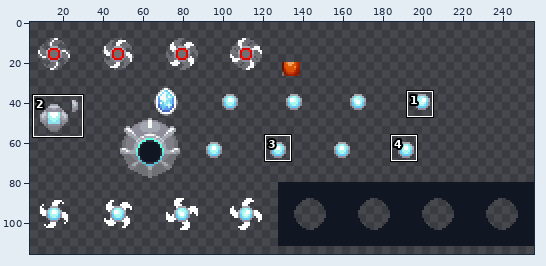
Edited in one commit: sprite sheet (Content/enemy3.png). Above, an overview of the earlier version with the close-up marked.
Close-up. Earlier state:
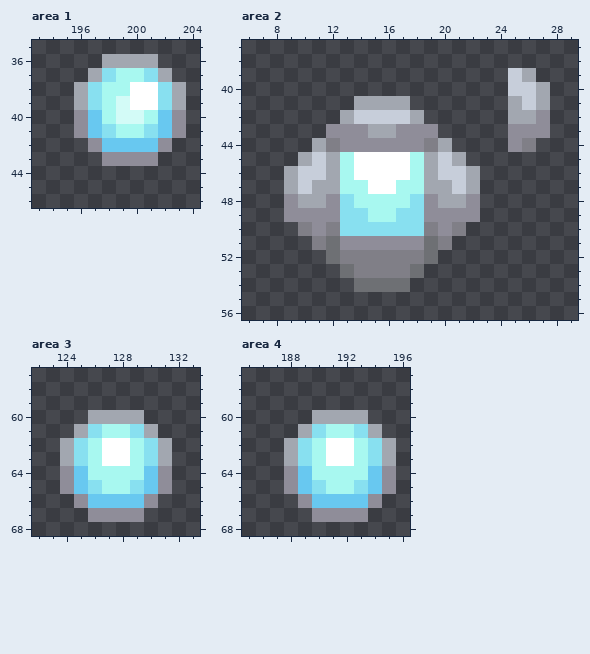
The file is 256x128 pixels. Colours within 5 levels of each other are drawn and written as one. Shown: area 1: x 193..204, y 35..46; area 2: x 6..29, y 37..56; area 3: x 122..133, y 57..68; area 4: x 185..196, y 57..68. The wide view leaves out empty margins. The commit also changed other parts of the picture, which this record leaves out.
After:
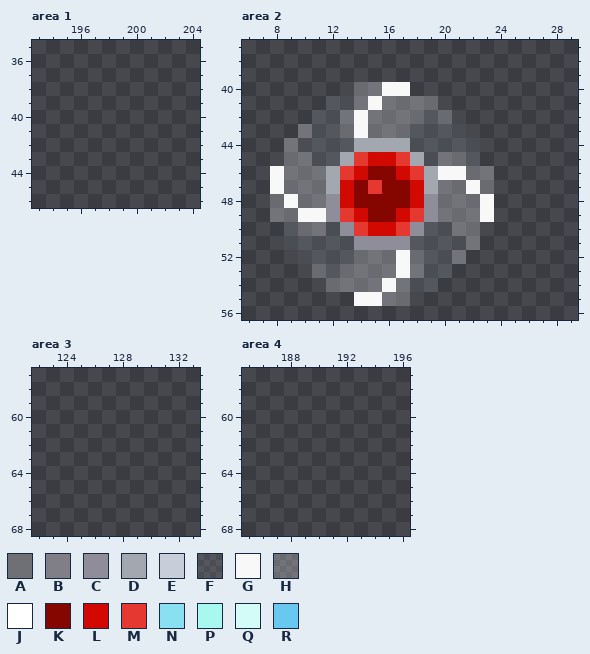
Palette (. is transparent): A #6e7074  B #807f87  C #8f8d99  D #a2a7b0  E #c7ceda  F #d8dfec1a  G #f8f8f8  H #ffffff3e  J #ffffff  K #850600  L #d10900  M #e43830  N #88e0f0  P #a8f8f0  Q #d3fbf7  R #68c8f0
Change:
Changed rows in their new state; - is an unchanged pixel.
Area 1:
first column x 196:
36 --....--
37 -......-
38 ........
39 ........
40 ........
41 ........
42 -......-
43 --....--
Area 2:
first column x 8:
39 -----------------..-
40 ------HHGG-------...
41 ----FFHGHHHH-----...
42 ---FFHGHHHHFH----...
43 --HFFHGHHHFFFF---...
44 -HFFFFDDDDFFFFF--..-
45 -HHFFDMLLMDFHHF-----
46 GHHH-MLKKLM-GGHH----
47 GHHH-LKMKKL-HHGH----
48 HGHH-LKKKKL-HHHG----
49 HHGG-MLKKLM-HHHG----
50 -FHHFCMLLMCFFHH-----
51 -FFFFF----FFFFH-----
52 --FFFFHHHGHFFH------
53 ---HFHHHHGHFF-------
54 ----HHHHGHFF--------
55 ------GGHH----------
Area 3:
first column x 124:
60 --....--
61 -......-
62 ........
63 ........
64 ........
65 ........
66 -......-
67 --....--
Area 4:
first column x 188:
60 --....--
61 -......-
62 ........
63 ........
64 ........
65 ........
66 -......-
67 --....--
